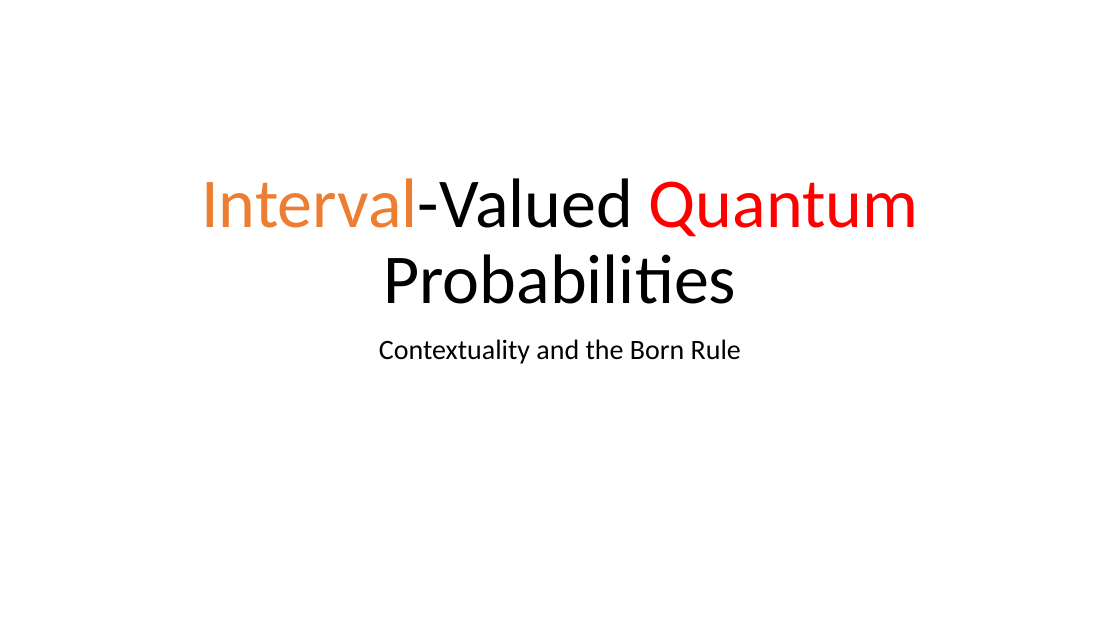
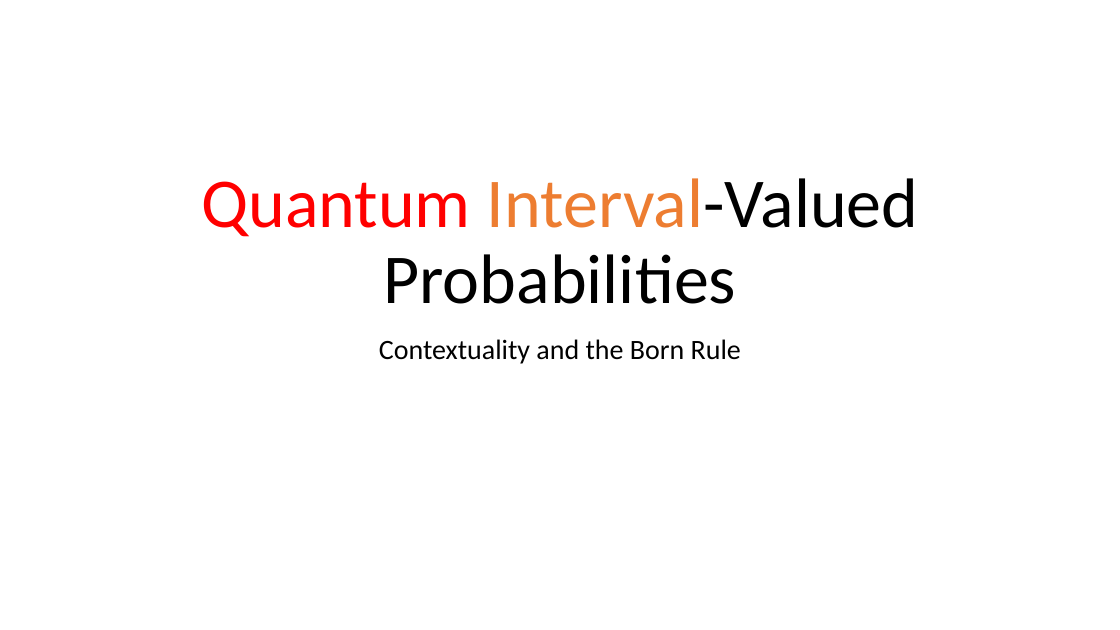
Before and after one commit to yuttai/Contextuality-and-Nonlocality-in-Discrete-Quantum-Theory, a slide deck: slide 1 of prop_letter.pptx. Drawn at 1120x630 pixels with LibreOffice and Linux fonts; fonts in the diff are those of the drawing. Boxes give left, top, right and bottom in pixels: in the first picture for what was removed or moved away, otherwise in the second. Text is boxed around its words. In the diff, an @@ line names an element or a change of style, - is before the commit and + after.

Commit message:
prop_iop.tex \subsection{Classical and Quantum Probability Measures} Updating...

```diff
--- a/prop_letter.pptx
+++ b/prop_letter.pptx
@@ title at (x1=201, y1=178, x2=919, y2=304): text changed @@
-Interval-Valued Quantum Probabilities
+Quantum Interval-Valued Probabilities
```
Also in this commit, not shown: 1 other slide changed, 4 other files.
